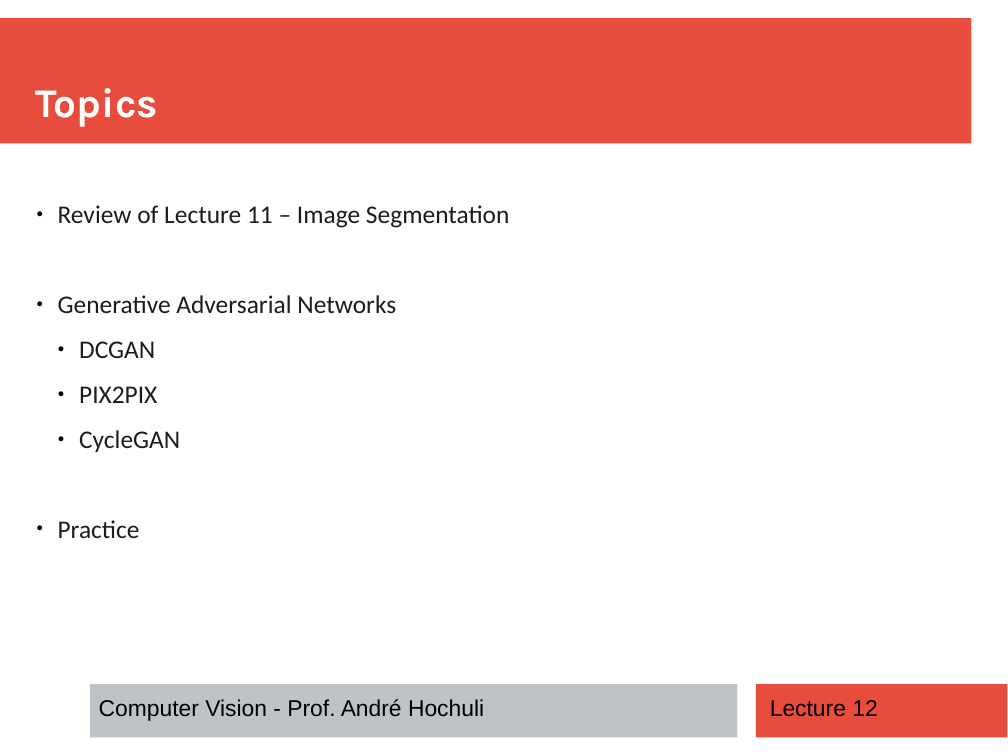
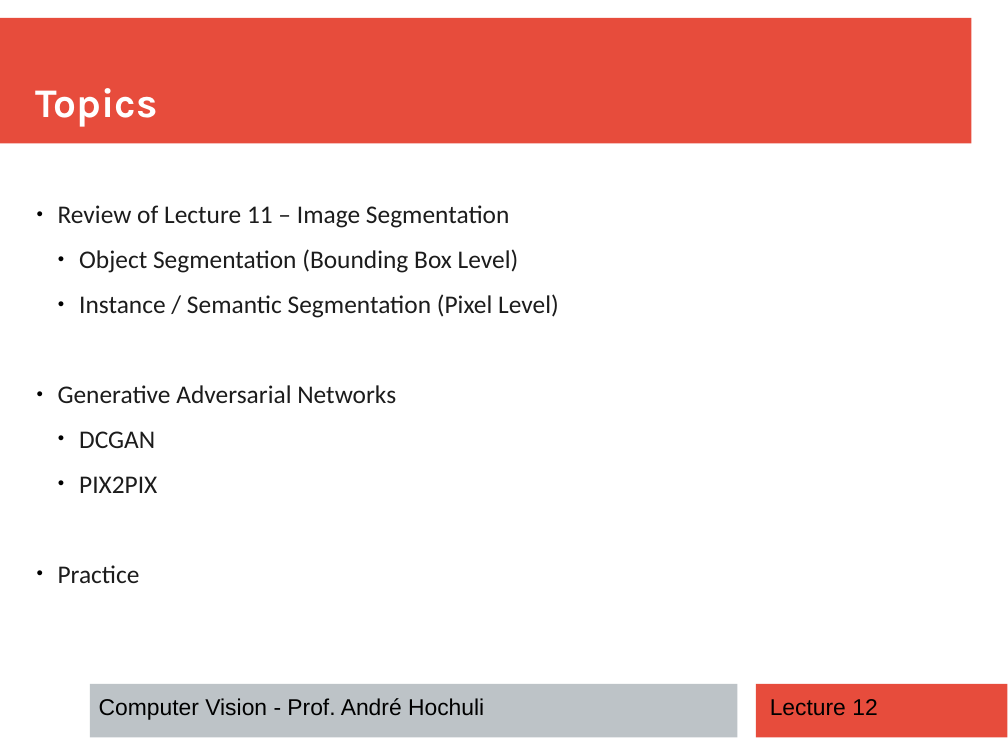
Before and after one commit to andrehochuli/teaching, a slide deck: slide 2 of ComputerVision/Lecture 12 - Generative Adversarial Network (GAN)/Lecture 12 - Generative Adversarial Training.pptx. Drawn at 1008x756 pixels with LibreOffice and Linux fonts; fonts in the diff are those of the drawing. Boxes give left, top, right and bottom in pixels: in the first picture for what was removed or moved away, otherwise in the second. Text is boxed around its words. In the diff, an @@ line names an element or a change of style, - is before the commit and + after.

```diff
--- a/ComputerVision/Lecture 12 - Generative Adversarial Network (GAN)/Lecture 12 - Generative Adversarial Training.pptx
+++ b/ComputerVision/Lecture 12 - Generative Adversarial Network (GAN)/Lecture 12 - Generative Adversarial Training.pptx
@@ text at [79, 249, 559, 318]: paragraphs added @@
+  ● Object Segmentation (Bounding Box Level)
+  ● Instance / Semantic Segmentation (Pixel Level)
@@ text at [79, 430, 180, 452]: paragraph removed @@
-  ● CycleGAN
```
Also in this commit, not shown: 3 other slides changed, 2 slides added, 1 slide removed, 1 other file.
